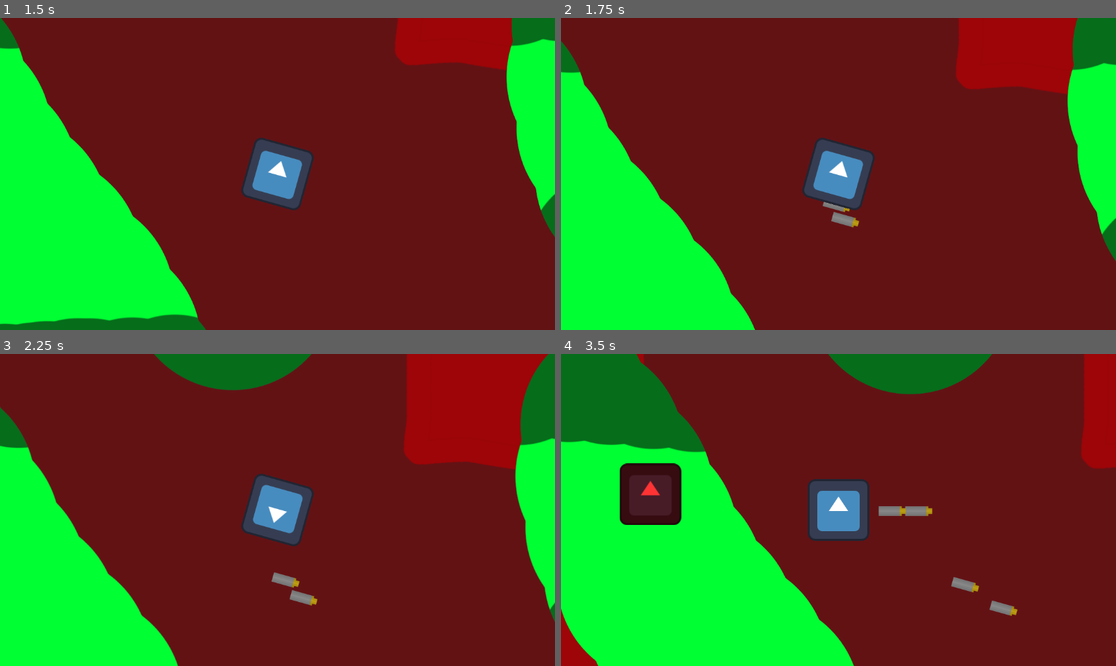
Above: before the commit, frames 1-4 (two rows, left to right).
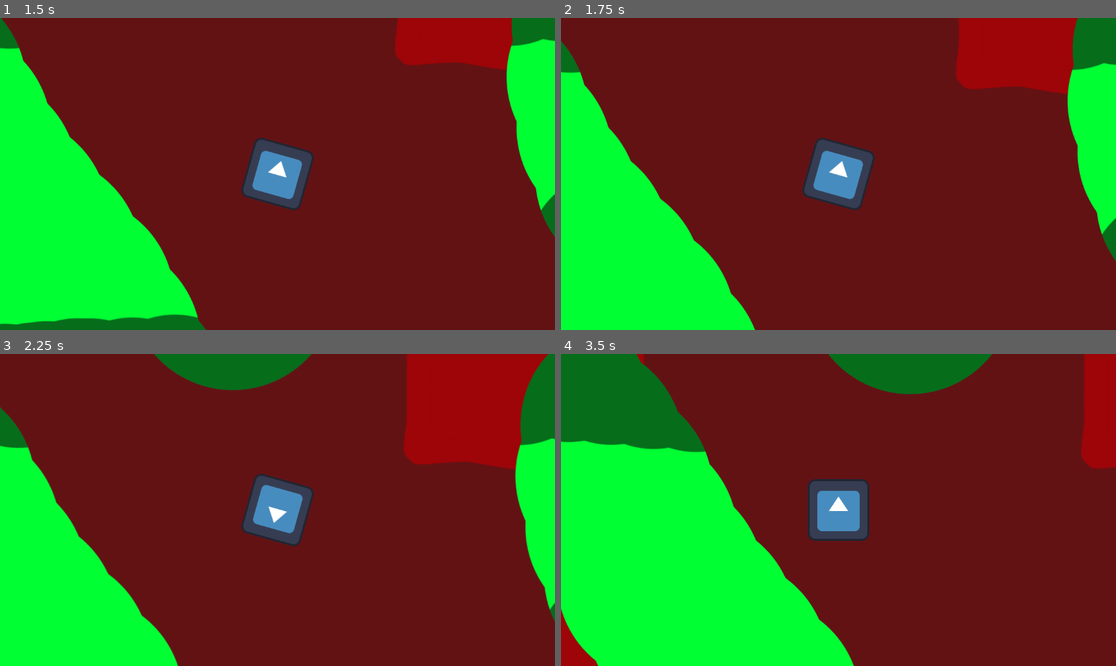
Above: after the commit, the same moments.

Repository: Do-Good-Games/MaskGameTest
Game: Godot game, scene res://Ian Folder/test_world.tscn
The game is run twice, just before and just after one commit, with the same random seed, the same clock (stepped at 60 frames per second) and the same inputs. This scene is started directly instead of the project's main scene. The engine's default icon, where the game draws it, is replaced by a stand-in: a white triangle on a blue panel in a dark square.
Inputs (mouse positions are in pixels of both pictures, inside the frame that each line leads up to):
- Up to frame 1 (1.5 s): tap Enter at 0.5 s; move the mouse to (249, 236) at 0.52 s; press the mouse at (249, 236) at 0.53 s; hold W (up) from 0.53 s (still down); move the mouse to (444, 220) at 1.27 s; release the mouse at (444, 220) at 1.28 s; click (444, 220) at 1.35 s
- Up to frame 2 (1.75 s): keep holding W (up)
- Up to frame 3 (2.25 s): move the mouse to (111, 463) at 2.02 s; release W (up) at 2.03 s; press the mouse at (111, 463) at 2.03 s; hold A (left) from 2.03 s (still down)
- Up to frame 4 (3.5 s): keep holding A (left); move the mouse to (866, 510) at 2.77 s; release the mouse at (866, 510) at 2.78 s; click (866, 510) at 2.85 s

Frame 1 is identical in both runs. In frame 2, 0.2% of the frame differs, in the area x 47-54%, y 58-68%; in frame 3, 0.3%; in frame 4, 2.8%, in the area x 10-83%, y 34-84%.

Commit message:
basic inventory system per lamp

Diff:
--- a/Character/bobby_character.tscn
+++ b/Character/bobby_character.tscn
@@ -2,7 +2,7 @@
 
 [ext_resource type="Script" uid="uid://dgrhfdbhs3r0u" path="res://Character/BobbyCharacter.gd" id="1_dmayn"]
 [ext_resource type="Texture2D" uid="uid://cnfytrl0jhugb" path="res://icon.svg" id="2_d5myv"]
-[ext_resource type="PackedScene" uid="uid://dwj2g8najpxjr" path="res://Character/throwable.tscn" id="2_tbytb"]
+[ext_resource type="PackedScene" uid="uid://dwj2g8najpxjr" path="res://Objects/throwable.tscn" id="2_tbytb"]
 
 [sub_resource type="RectangleShape2D" id="RectangleShape2D_d5myv"]
 size = Vector2(123, 125)
--- a/Ian Folder/test_world.tscn
+++ b/Ian Folder/test_world.tscn
@@ -2,7 +2,7 @@
 
 [ext_resource type="PackedScene" uid="uid://bym1nxtie4254" path="res://LayerMasking/layer.tscn" id="1_1hawf"]
 [ext_resource type="Texture2D" uid="uid://dvf21l451imlf" path="res://Ian Folder/brush.tres" id="1_e4dru"]
-[ext_resource type="PackedScene" uid="uid://f0giku20phl1" path="res://Character/BobbyCollectable.tscn" id="2_icfwp"]
+[ext_resource type="PackedScene" uid="uid://f0giku20phl1" path="res://Objects/BobbyCollectable.tscn" id="2_icfwp"]
 [ext_resource type="PackedScene" uid="uid://b2aodyxg1wr0g" path="res://Character/bobby_character.tscn" id="3_e4dru"]
 [ext_resource type="Texture2D" uid="uid://7kdjj57fft6b" path="res://Ian Folder/Red example.png" id="3_orqof"]
 [ext_resource type="Texture2D" uid="uid://d1pxvs8i5av8t" path="res://test_mask_alpha_negative.png" id="4_8wdvc"]
@@ -32,7 +32,6 @@
 [node name="RedLayer" parent="." unique_id=807261236 instance=ExtResource("1_1hawf")]
 z_index = -1
 position = Vector2(1047, 730)
-rect_size = Vector2(1000, 1000)
 
 [node name="LayerVisual" parent="RedLayer/LayerMask" parent_id_path=PackedInt32Array(807261236, 1379613557) index="0" unique_id=1234380076]
 position = Vector2(3.6502905, 4.9999886)
--- a/LayerMasking/layer_mask.gd
+++ b/LayerMasking/layer_mask.gd
@@ -18,6 +18,8 @@
 
 func paint_texture(brush_texture: Texture2D, brush_position: Vector2) -> void:
 	var brush := brush_texture.get_image()
+	var scale = 2
+
 	img.blend_rect(brush, brush.get_used_rect(), brush_position - brush.get_used_rect().size /2.0)
 	image_texture.update(img)
 	img_updated.emit(Rect2(
@@ -29,6 +31,8 @@
 func erase_texture(brush_texture: Texture2D, brush_position: Vector2) -> void:
 	var brush := brush_texture.get_image()
 	var brush_rect := brush.get_used_rect()
+	var scale = 1
+	brush_rect.size = brush_rect.size * scale
 	var draw_pos := brush_position - brush_rect.size / 2.0
 
 	var img_size := img.get_size()
--- /dev/null
+++ b/Levels/ryanLevel.tscn
@@ -0,0 +1,13 @@
+[gd_scene format=3 uid="uid://btucs50lm0mhm"]
+
+[ext_resource type="PackedScene" uid="uid://b2aodyxg1wr0g" path="res://Character/bobby_character.tscn" id="1_lujd2"]
+[ext_resource type="PackedScene" uid="uid://d3x2yq2ogpn0o" path="res://Objects/lamp.tscn" id="2_uimcf"]
+
+[node name="Node2D" type="Node2D" unique_id=648198681]
+
+[node name="BobbyCharacter" parent="." unique_id=1423288883 instance=ExtResource("1_lujd2")]
+position = Vector2(461, 347)
+
+[node name="Lamp" parent="." unique_id=272377283 instance=ExtResource("2_uimcf")]
+position = Vector2(132, 362)
+color = 1
--- a/Character/BobbyCollectable.tscn
+++ b/Objects/BobbyCollectable.tscn
@@ -1,17 +1,12 @@
 [gd_scene format=3 uid="uid://f0giku20phl1"]
 
-[ext_resource type="Script" uid="uid://b6kfm4snx6edn" path="res://Character/bobby_collectable.gd" id="1_awvcx"]
-[ext_resource type="Texture2D" uid="uid://cnfytrl0jhugb" path="res://icon.svg" id="1_oemdl"]
+[ext_resource type="Script" uid="uid://b6kfm4snx6edn" path="res://Objects/bobby_collectable.gd" id="1_awvcx"]
 
 [sub_resource type="RectangleShape2D" id="RectangleShape2D_oemdl"]
 size = Vector2(128, 129)
 
 [node name="BobbyCollectable" type="Area2D" unique_id=2115636220]
 script = ExtResource("1_awvcx")
-
-[node name="Sprite2D" type="Sprite2D" parent="." unique_id=9926488]
-modulate = Color(1, 0.2, 0.20392157, 1)
-texture = ExtResource("1_oemdl")
 
 [node name="CollisionShape2D" type="CollisionShape2D" parent="." unique_id=1540986855]
 position = Vector2(1, 0.5)
--- a/Character/bobby_collectable.gd
+++ b/Objects/bobby_collectable.gd
@@ -1,10 +1,15 @@
-extends Area2D
+class_name BobbyCollectible extends Area2D
+
+@onready var sprite_2d: Sprite2D = $Sprite2D
+
+@export var has_parent: bool = false
 
 var inGravity = false
 var inGrab = false
 
 var goingToPlayer = false
 
+signal collected
 
 func _process(delta: float) -> void:
 	if Input.is_action_pressed("click"):
@@ -17,13 +22,24 @@
 	if Input.is_action_just_released("click"):
 		goingToPlayer = false
 
+func deactivate():
+	print("object deactivated?")
+
 func _physics_process(delta: float) -> void:
 	if(goingToPlayer):
-		position += position.direction_to(Vector2(game_manager.playerx,game_manager.playery)) * 100 * delta
+		var object_to_repos
+		if has_parent:
+			object_to_repos =  get_parent()
+		else :
+			object_to_repos = self
+		object_to_repos.position += object_to_repos.position.direction_to(Vector2(game_manager.playerx,game_manager.playery)) * 100 * delta
+
 
 func activate_grab() -> void:
 	print("active grab")
-	self.queue_free()
+	collected.emit()
+	deactivate()
+
 
 func activate_gravity(delta: float) -> void:
 	print("active gravity")
@@ -46,7 +62,6 @@
 		print("we are in grab")
 		inGrab = true
 
-
 func _on_area_exited(area: Area2D) -> void:
 	if(area.is_in_group("Gravity")):
 		print("we are leaving gravity")
--- /dev/null
+++ b/Objects/lamp.tscn
@@ -0,0 +1,17 @@
+[gd_scene format=3 uid="uid://d3x2yq2ogpn0o"]
+
+[ext_resource type="Script" uid="uid://bjxb5mh7wy8cc" path="res://lamp.gd" id="1_inuhc"]
+[ext_resource type="PackedScene" uid="uid://f0giku20phl1" path="res://Objects/BobbyCollectable.tscn" id="2_30ch0"]
+[ext_resource type="PackedScene" uid="uid://dwj2g8najpxjr" path="res://Objects/throwable.tscn" id="3_ka7lb"]
+[ext_resource type="Texture2D" uid="uid://cnfytrl0jhugb" path="res://icon.svg" id="4_30ch0"]
+
+[node name="Lamp" type="Node2D" unique_id=272377283]
+script = ExtResource("1_inuhc")
+
+[node name="BobbyCollectable" parent="." unique_id=2115636220 instance=ExtResource("2_30ch0")]
+has_parent = true
+
+[node name="Throwable" parent="." unique_id=1897539501 instance=ExtResource("3_ka7lb")]
+
+[node name="Sprite2D" type="Sprite2D" parent="." unique_id=716510185]
+texture = ExtResource("4_30ch0")
--- a/Character/throwable.tscn
+++ b/Objects/throwable.tscn
@@ -1,10 +1,11 @@
 [gd_scene format=3 uid="uid://dwj2g8najpxjr"]
 
-[ext_resource type="Script" uid="uid://bteqykmjtyfri" path="res://Character/throwable.gd" id="1_6fbao"]
+[ext_resource type="Script" uid="uid://bteqykmjtyfri" path="res://Objects/throwable.gd" id="1_6fbao"]
 [ext_resource type="Texture2D" uid="uid://cv1u7cgehrkc0" path="res://StolenDDOTextures/Entities/bullet.png" id="2_pb81h"]
 
 [node name="Throwable" type="CharacterBody2D" unique_id=1897539501]
 script = ExtResource("1_6fbao")
 
 [node name="ThrowableSprite" type="Sprite2D" parent="." unique_id=1975920837]
+visible = false
 texture = ExtResource("2_pb81h")
--- a/game_manager.gd
+++ b/game_manager.gd
@@ -1,5 +1,22 @@
-extends Node
+class_name GameManager extends Node
 var playerx
 var playery
 
-#make slots for the lanters the players hold
+enum lamp_color_enum{
+	RED, GREEN, BLUE
+}
+var collected_lamps: Dictionary[lamp_color_enum, bool]
+
+func collect_lamp(color: lamp_color_enum):
+	if collected_lamps.has(color):
+		push_warning("WARNING: trying to ADD a lamp when the player already has that color. should this even be possible in game? or did something break w the code")
+	print(" YOU GOT THE  NEW LAMP")
+	collected_lamps[color] = true
+	#collected_lamps.
+
+func remove_lamp(color: lamp_color_enum):
+	if not collected_lamps[color]:
+		push_warning("WARNING: trying to REMOVE a lamp which the player doesn't already have that color. should this even be possible?")
+	collected_lamps[color] = false
+
+#make   for the lanters the players hold
--- /dev/null
+++ b/lamp.gd
@@ -0,0 +1,18 @@
+extends Node2D
+
+@export var color : game_manager.lamp_color_enum = GameManager.lamp_color_enum.RED
+@onready var bobby_collectable: BobbyCollectible = $BobbyCollectable
+@onready var sprite_2d: Sprite2D = $Sprite2D
+
+func _ready():
+	bobby_collectable.collected.connect(func():
+		print("lamp received collected signal")
+		game_manager.collect_lamp(color)
+		)
+	match color:
+		GameManager.lamp_color_enum.RED:
+			sprite_2d.modulate = Color.RED
+		GameManager.lamp_color_enum.GREEN:
+			sprite_2d.modulate = Color.GREEN
+		GameManager.lamp_color_enum.BLUE:
+			sprite_2d.modulate = Color.BLUE
--- a/project.godot
+++ b/project.godot
@@ -52,14 +52,15 @@
 "events": [Object(InputEventKey,"resource_local_to_scene":false,"resource_name":"","device":-1,"window_id":0,"alt_press …(192 unchanged characters)…
 ]
 }
-click={
+left_click={
 "deadzone": 0.2,
 "events": [Object(InputEventMouseButton,"resource_local_to_scene":false,"resource_name":"","device":-1,"window_id":0,"a …(258 unchanged characters)…
 ]
 }
-testaxis={
+"right_click "={
 "deadzone": 0.2,
-"events": []
+"events": [Object(InputEventMouseButton,"resource_local_to_scene":false,"resource_name":"","device":-1,"window_id":0,"alt_pressed":false,"shift_pressed":false,"ctrl_pressed":false,"meta_pressed":false,"button_mask":0,"position":Vector2(0, 0),"global_position":Vector2(0, 0),"factor":1.0,"button_index":2,"canceled":false,"pressed":false,"double_click":false,"script":null)
+]
 }
 
 [physics]
--- a/testLevel.tscn
+++ b/testLevel.tscn
@@ -1,7 +1,7 @@
 [gd_scene format=3 uid="uid://wbxiup2snukg"]
 
 [ext_resource type="PackedScene" uid="uid://b2aodyxg1wr0g" path="res://Character/bobby_character.tscn" id="1_8a0p6"]
-[ext_resource type="PackedScene" uid="uid://f0giku20phl1" path="res://Character/BobbyCollectable.tscn" id="2_vgrmv"]
+[ext_resource type="PackedScene" uid="uid://f0giku20phl1" path="res://Objects/BobbyCollectable.tscn" id="2_vgrmv"]
 
 [node name="Node2D" type="Node2D" unique_id=648198681]
 
Renamed: Character/bobby_collectable.gd.uid -> Objects/bobby_collectable.gd.uid
Renamed: Character/throwable.gd -> Objects/throwable.gd
Renamed: Character/throwable.gd.uid -> Objects/throwable.gd.uid
Not shown, added: lamp.gd.uid
